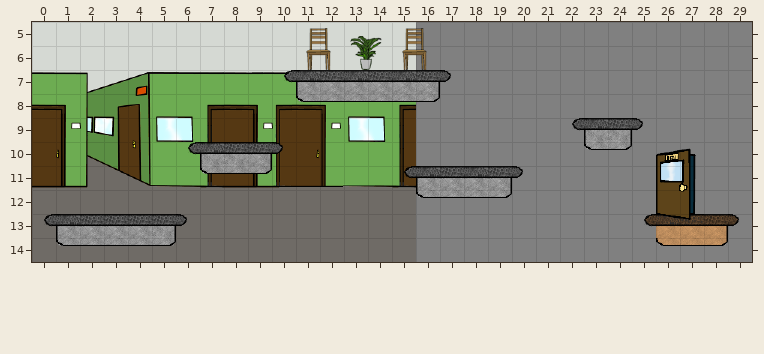
Tiled map (JSON), stored at data/map/area03.json. Above: the version before the commit.
Cells are 32x32 px. Shown: x 0..29, y 5..14.
Once edited:
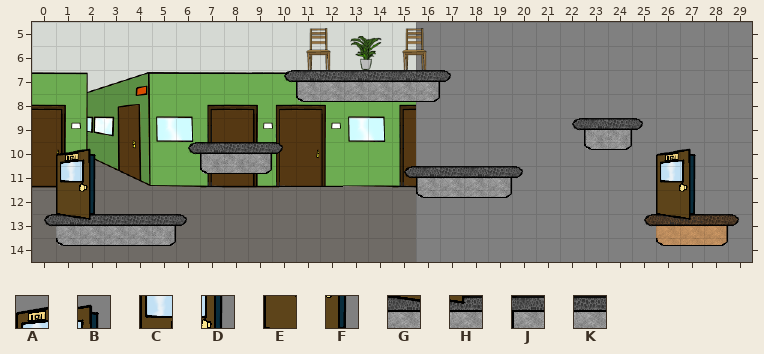
Key: from "Tileset-Immatrikulationsamt": A 50, B 51, C 64, D 65, E 78, F 79, G 92, H 93; from "area01_baf_level": J 2, K 3.
_ is an empty cell.
The edit:
Layer "Foreground":
y 10: x 1..2 __ -> AB
y 11: x 1..2 __ -> CD
y 12: x 1..2 __ -> EF
y 13: x 1..2 JK -> GH
Changed places in both pictures, as pixel boxes (x1, y1, x2, y2):
changed: (56, 148, 96, 238)
